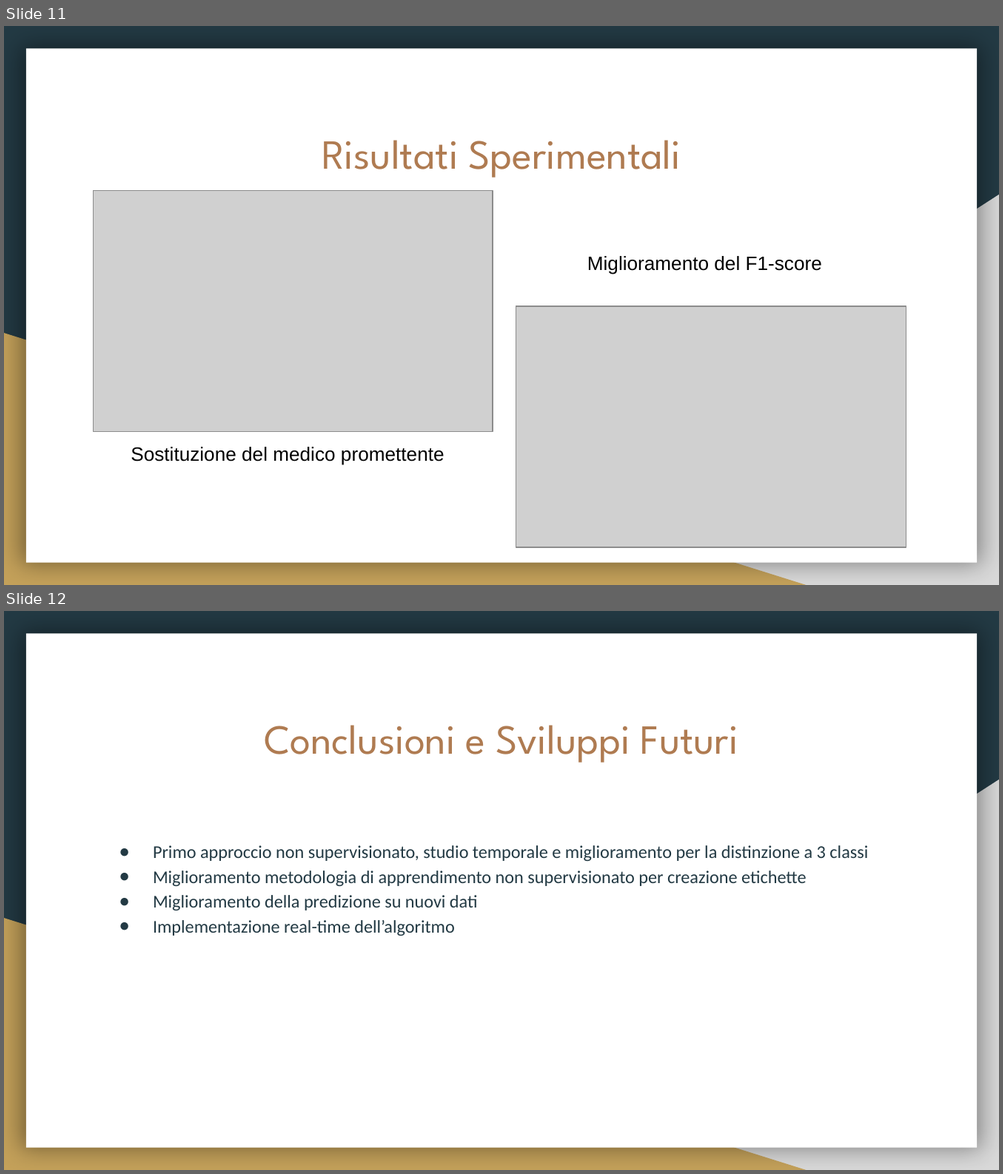
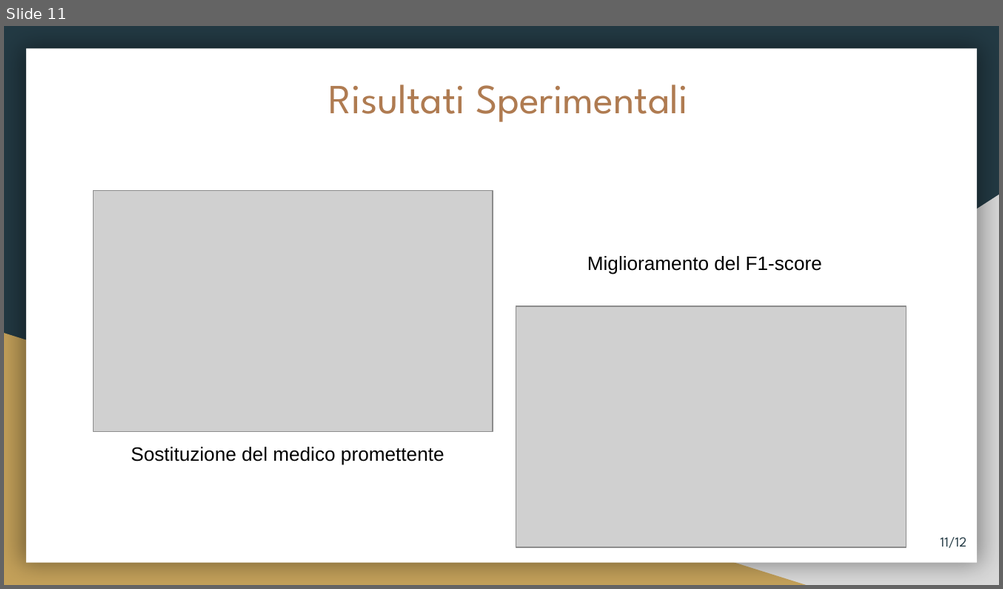
Before and after one commit to fuserale/tesi, a slide deck: tex_tesi/Apprendimento non supervisionato per l’identificazione di contesti di Freezing of Gait (FOG) in pazienti affetti da Morbo di Parkinson.pptx. Shown one above the other, each under a label of ours: slides 11 and 12 before the commit, slide 11 after it. The pictures are 1003x1174 and 1003x589 pixels, drawn with LibreOffice and Linux fonts; fonts in the diff are those of the drawing; grey boxes stand for pictures. Boxes give left, top, right and bottom in pixels: in the first picture for what was removed or moved away, otherwise in the second. Text is boxed around its words. In the diff, an @@ line names an element or a change of style, - is before the commit and + after.

```diff
--- a/tex_tesi/Apprendimento non supervisionato per l’identificazione di contesti di Freezing of Gait (FOG) in pazienti affetti da Morbo di Parkinson.pptx
+++ b/tex_tesi/Apprendimento non supervisionato per l’identificazione di contesti di Freezing of Gait (FOG) in pazienti affetti da Morbo di Parkinson.pptx
@@ slide 12 removed at bbox=[4, 611, 999, 1170], background #233A44; not listed: 3 template elements that a slide beside it also shows @@
@@ title removed at bbox=[264, 725, 738, 763] @@
-Conclusioni e Sviluppi Futuri
@@ text removed at bbox=[153, 846, 868, 936] @@
-● Primo approccio non supervisionato, studio temporale e miglioramento per la distinzione a 3 classi
-● Miglioramento metodologia di apprendimento non supervisionato per creazione etichette
-● Miglioramento della predizione su nuovi dati
-● Implementazione real-time dell’algoritmo
@@ slide 11 changed as well @@
@@ title "Risultati Sperimentali": place and size @@
-title "Risultati Sperimentali" at bbox=[321, 140, 681, 178]
+title "Risultati Sperimentali" at bbox=[329, 84, 688, 122]
@@ page number added at bbox=[940, 537, 967, 548], 10 pt, text #233A44 @@
+11/12
```
Also in this commit, not shown: 6 other slides changed, 5 slides added, 4 other slides removed.
